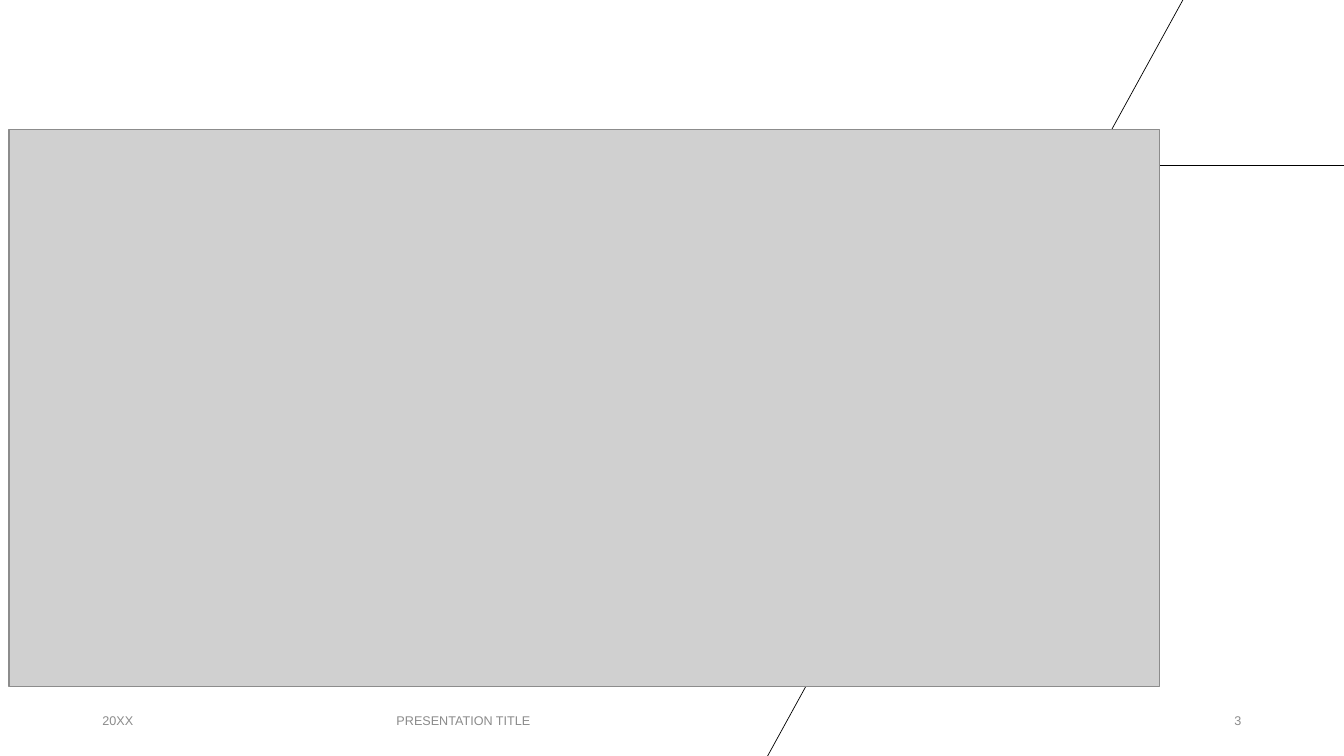
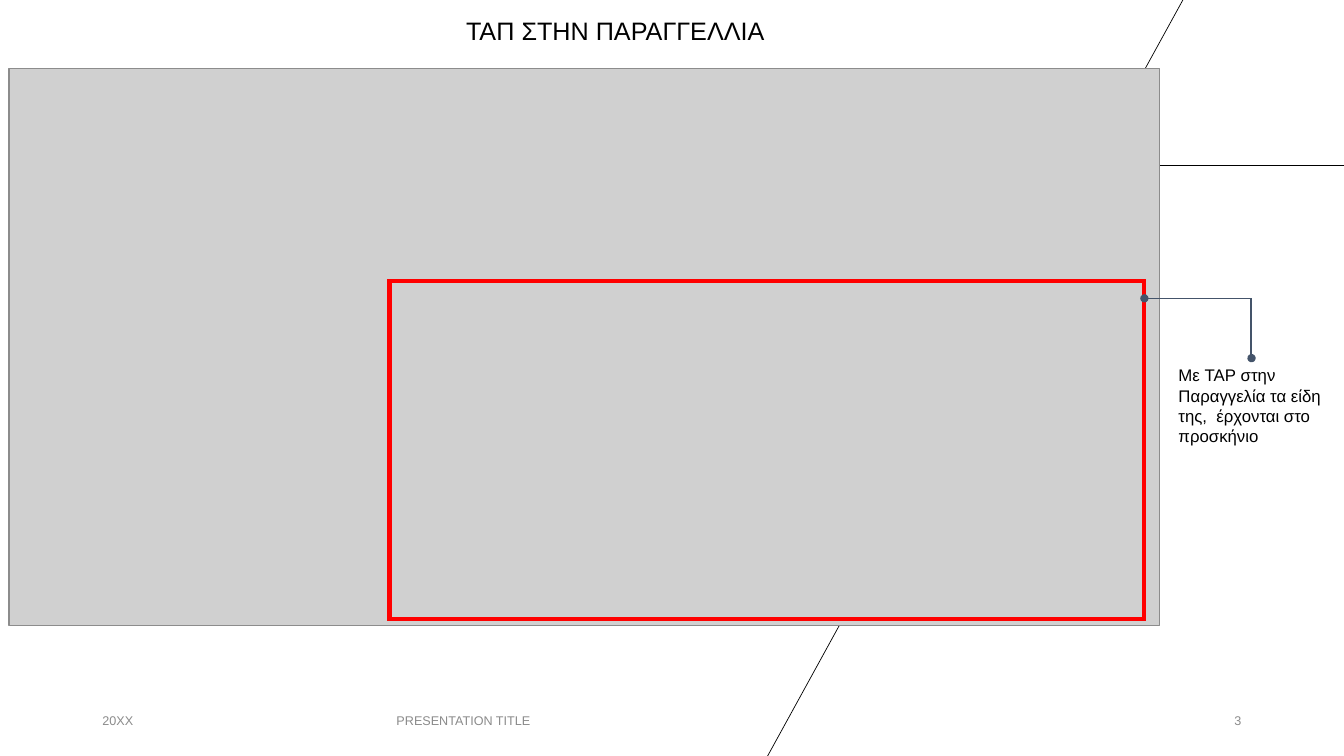
Before and after one commit to JimLiakos/FlavourBusiness, a slide deck: slide 3 of FlavourBusinessApps/Backup/Kitchen Display Systems.pptx. Drawn at 1344x756 pixels with LibreOffice and Linux fonts; fonts in the diff are those of the drawing; grey boxes stand for pictures. Boxes give left, top, right and bottom in pixels: in the first picture for what was removed or moved away, otherwise in the second. Text is boxed around its words. In the diff, an @@ line names an element or a change of style, - is before the commit and + after.

```diff
--- a/FlavourBusinessApps/Backup/Kitchen Display Systems.pptx
+++ b/FlavourBusinessApps/Backup/Kitchen Display Systems.pptx
@@ text added at (466, 22, 765, 40), 18 pt, text #000000 @@
+ΤΑΠ ΣΤΗΝ ΠΑΡΑΓΓΕΛΛΙΑ
@@ picture: place and size @@
-picture at (9, 129, 1160, 687)
+picture at (9, 69, 1160, 626)
@@ rectangle added at (390, 281, 1145, 619), outline #FF0000 3 pt @@
@@ elbow double arrow added from (1144, 298) to (1252, 358), #44546A 1 pt @@
@@ text added at (1178, 369, 1321, 446), 12 pt, text #000000 @@
+Με TAP στην
+Παραγγελία τα είδη της, έρχονται στο προσκήνιο
```
Also in this commit, not shown: 1 other slide changed, 12 other files.
